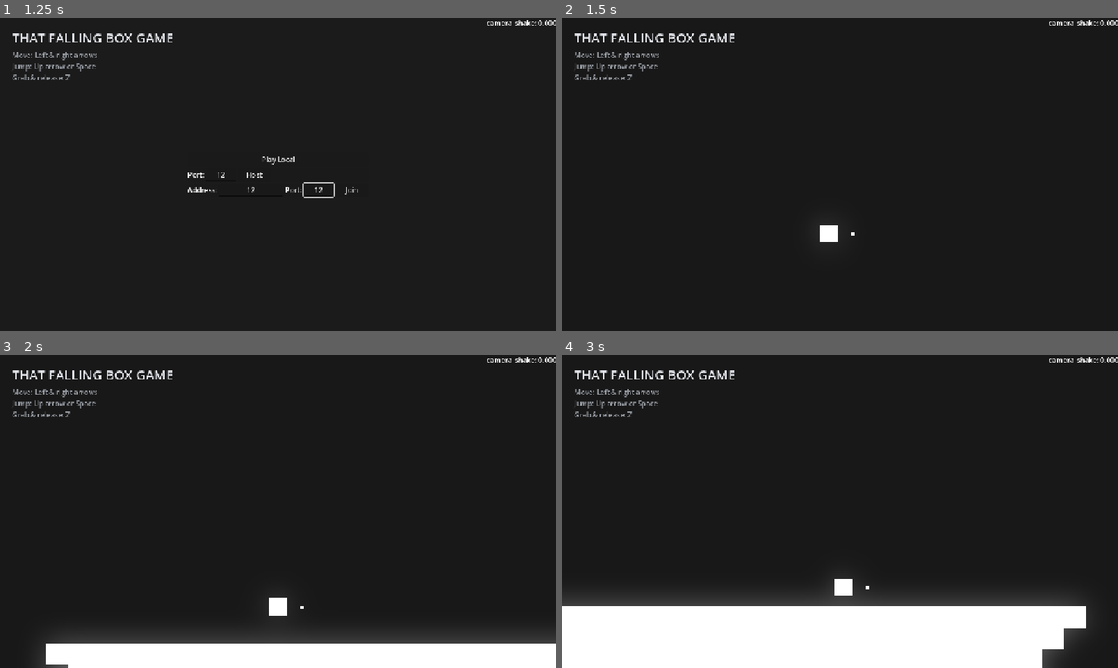
Above: before the commit, frames 1-4 (two rows, left to right).
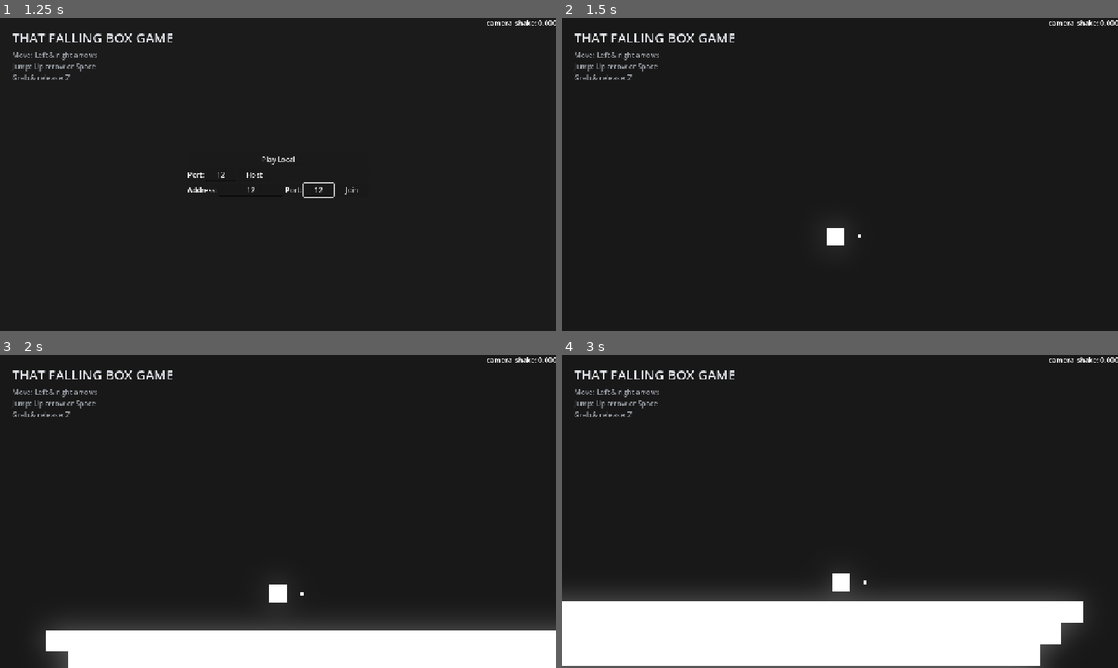
Above: after the commit, the same moments.

Repository: itsMapleLeaf/falling-box
Game: Godot game, scene res://src/main.tscn
Same seed, same stepped clock (60 frames per second), same inputs: the game is played once before the commit and once after it.
Inputs (mouse positions are in pixels of both pictures, inside the frame that each line leads up to):
- Up to frame 1 (1.25 s): click (222, 174) at 0.52 s; type "12" at 0.6 s; click (250, 190) at 0.75 s; type "12" at 0.83 s; click (316, 190) at 0.98 s; type "12" at 1.07 s
- Up to frame 2 (1.5 s): click "Play Local" at 1.25 s
- Up to frame 3 (2 s): no input
- Up to frame 4 (3 s): tap Enter at 2 s; move the mouse to (962, 495) at 2.02 s; hold Right (move_right) 2.03-2.75 s; tap I at 2.1 s; click (962, 495) at 2.17 s; tap Up (jump) at 2.27 s; drag from (728, 527) to (862, 574) at 2.77 s

Frame 1 is identical in both runs. In frame 2, 0.2% of the frame differs, in the area x 46-54%, y 66-73%; in frame 3, 4.3%, in the area x 8-100%, y 73-99%; in frame 4, 2.4%.

Commit message:
snappier camera

Diff:
--- a/src/player.tscn
+++ b/src/player.tscn
@@ -52,6 +52,7 @@
 offset = Vector2(0, -140)
 limit_enabled = false
 position_smoothing_enabled = true
+position_smoothing_speed = 7.0
 metadata/_edit_lock_ = true
 
 [node name="RespawnTimer" type="Timer" parent="." unique_id=84011130]
